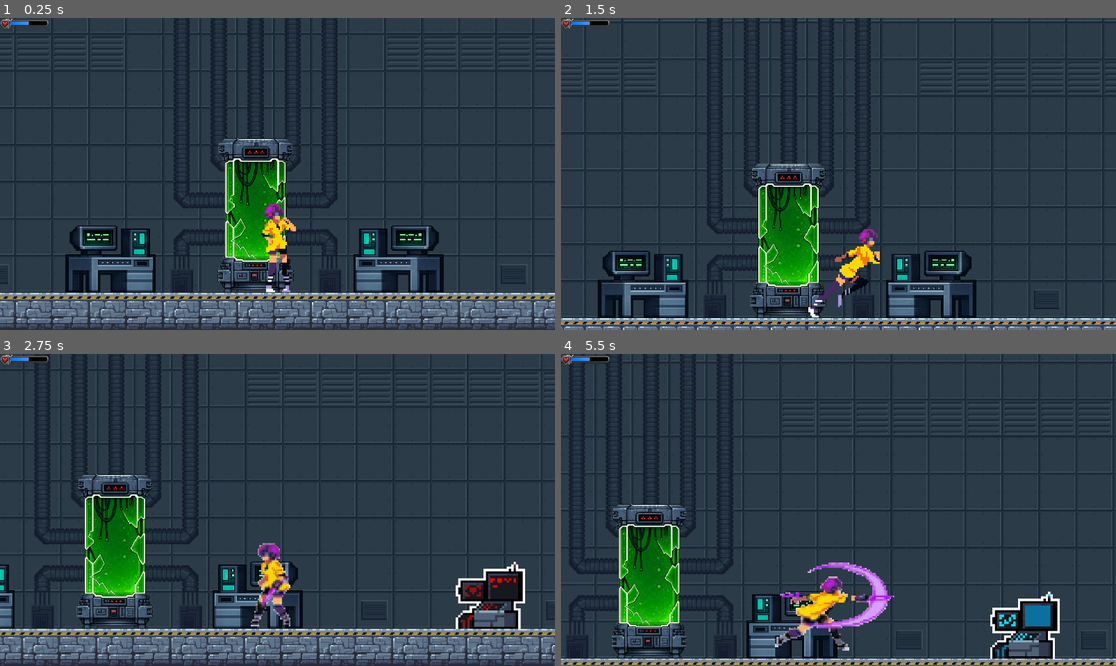
Above: before the commit, frames 1-4 (two rows, left to right).
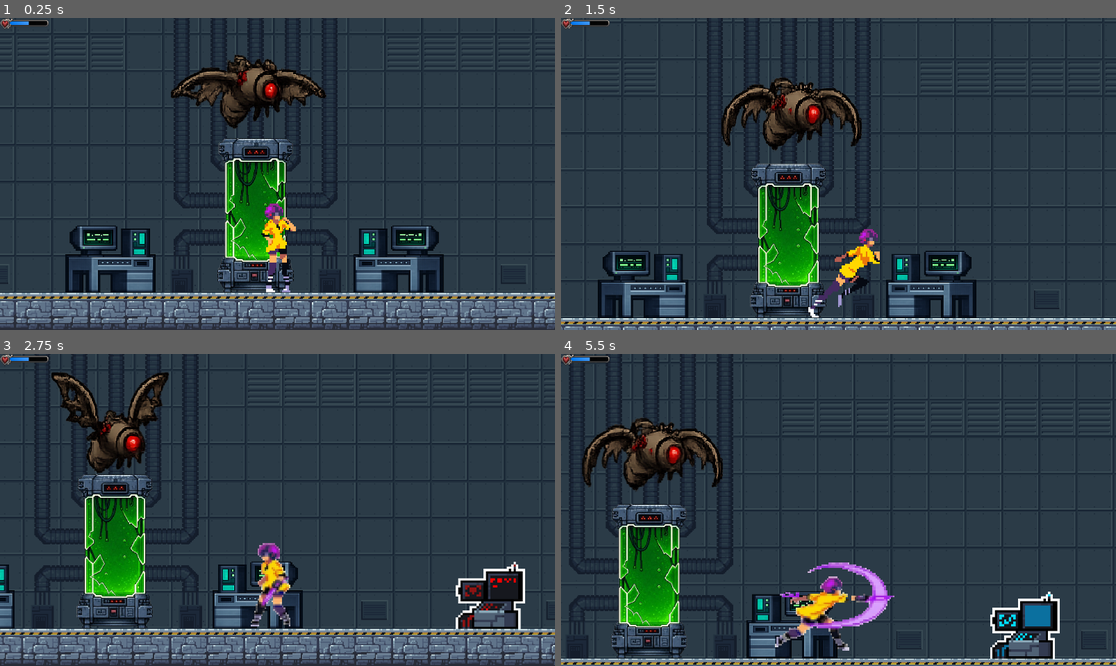
Above: after the commit, the same moments.

Repository: reksm0/cyborg-2D
Game: Godot game, scene res://Scenes/rooms/awakening_lab.tscn
The game is run twice, just before and just after one commit, with the same random seed, the same clock (stepped at 60 frames per second) and the same inputs.
Inputs:
- Up to frame 1 (0.25 s): no input
- Up to frame 2 (1.5 s): tap Enter (ui_accept) at 0.5 s; hold Right (ui_right) from 0.53 s (still down); tap X (attack) at 0.6 s; tap Space (jump) at 0.77 s; tap E (interact) at 1.35 s
- Up to frame 3 (2.75 s): tap Space (jump) at 1.52 s; release Right (ui_right) at 2.03 s; hold Left (ui_left) from 2.03 s (still down); tap X (attack) at 2.1 s
- Up to frame 4 (5.5 s): release Left (ui_left) at 2.78 s; hold Right (ui_right) 2.78-4.28 s; tap E (interact) at 2.85, 4.35 s; tap Space (jump) at 3.02, 3.77, 4.52 s; tap X (attack) at 3.6, 5.1 s; hold Left (ui_left) 4.28-5.03 s; hold Right (ui_right) from 5.03 s (still down)

The runs differ from the first frame. In frame 1, 3.2% of the frame differs, in the area x 30-59%, y 11-36%; in frame 2, 3.3%; in frame 3, 3.0%; in frame 4, 3.3%, in the area x 3-30%, y 20-44%.
Error after the commit: Parse Error: Identifier "Global" not declared in the current scope. (res://Scripts/flying_enemy.gd:28)

Commit message:
flying enemy script and collisions added

Diff:
--- a/Scenes/flying_enemy.tscn
+++ b/Scenes/flying_enemy.tscn
@@ -1,47 +1,47 @@
 [gd_scene format=3 uid="uid://cb5mudf5wcgrp"]
 
 [ext_resource type="Script" uid="uid://dx841584l8e50" path="res://Scripts/flying_enemy.gd" id="1_a0nct"]
-[ext_resource type="Texture2D" uid="uid://b0qe1swe0u1dy" path="res://Assets/enemy/Mechbat/ChatGPT Image Jun 26, 2026, 06_17_19 PM.png" id="2_a0nct"]
+[ext_resource type="Texture2D" uid="uid://1uunohre7s5v" path="res://Assets/enemy/Mechbat/fly_death.png" id="2_a0nct"]
 
 [sub_resource type="AtlasTexture" id="AtlasTexture_gcrhg"]
 atlas = ExtResource("2_a0nct")
-region = Rect2(539, 0, 242, 204)
+region = Rect2(528, 0, 264, 204)
 
 [sub_resource type="AtlasTexture" id="AtlasTexture_tvc0l"]
 atlas = ExtResource("2_a0nct")
-region = Rect2(539, 204, 242, 204)
+region = Rect2(528, 204, 264, 204)
 
 [sub_resource type="AtlasTexture" id="AtlasTexture_e6h0x"]
 atlas = ExtResource("2_a0nct")
-region = Rect2(539, 408, 242, 204)
+region = Rect2(528, 408, 264, 204)
 
 [sub_resource type="AtlasTexture" id="AtlasTexture_bivt5"]
 atlas = ExtResource("2_a0nct")
-region = Rect2(539, 612, 242, 204)
+region = Rect2(528, 612, 264, 204)
 
 [sub_resource type="AtlasTexture" id="AtlasTexture_27kfy"]
 atlas = ExtResource("2_a0nct")
-region = Rect2(539, 816, 242, 204)
+region = Rect2(528, 816, 264, 204)
 
 [sub_resource type="AtlasTexture" id="AtlasTexture_7tw12"]
 atlas = ExtResource("2_a0nct")
-region = Rect2(256, 0, 256, 204)
+region = Rect2(238, 0, 238, 203)
 
 [sub_resource type="AtlasTexture" id="AtlasTexture_ky706"]
 atlas = ExtResource("2_a0nct")
-region = Rect2(256, 204, 256, 204)
+region = Rect2(238, 203, 238, 203)
 
 [sub_resource type="AtlasTexture" id="AtlasTexture_mdsl2"]
 atlas = ExtResource("2_a0nct")
-region = Rect2(256, 408, 256, 204)
+region = Rect2(238, 406, 238, 203)
 
 [sub_resource type="AtlasTexture" id="AtlasTexture_f1kk2"]
 atlas = ExtResource("2_a0nct")
-region = Rect2(256, 612, 256, 204)
+region = Rect2(238, 609, 238, 203)
 
 [sub_resource type="AtlasTexture" id="AtlasTexture_pvda4"]
 atlas = ExtResource("2_a0nct")
-region = Rect2(256, 816, 256, 204)
+region = Rect2(238, 812, 238, 203)
 
 [sub_resource type="SpriteFrames" id="SpriteFrames_kfo0u"]
 animations = [{
@@ -89,21 +89,43 @@
 [sub_resource type="CircleShape2D" id="CircleShape2D_5fup1"]
 radius = 48.010414
 
+[sub_resource type="CircleShape2D" id="CircleShape2D_a0nct"]
+radius = 55.326305
+
+[sub_resource type="CircleShape2D" id="CircleShape2D_gcrhg"]
+radius = 245.27739
+
 [node name="FlyingEnemy" type="CharacterBody2D" unique_id=1594817251]
+collision_layer = 2
 script = ExtResource("1_a0nct")
 
 [node name="AnimatedSprite2D" type="AnimatedSprite2D" parent="." unique_id=1476288445]
-position = Vector2(141.99998, 37)
+position = Vector2(2.274109, -12.348038)
 scale = Vector2(0.598942, 0.6960784)
 sprite_frames = SubResource("SpriteFrames_kfo0u")
 animation = &"fly"
 autoplay = "fly"
 
 [node name="CollisionShape2D" type="CollisionShape2D" parent="." unique_id=1430351875]
-position = Vector2(121, 47)
+position = Vector2(0.2741089, -1.3480377)
 shape = SubResource("CircleShape2D_5fup1")
 
 [node name="Timer" type="Timer" parent="." unique_id=1039579169]
 autostart = true
 
+[node name="Hitbox" type="Area2D" parent="." unique_id=679073526]
+collision_mask = 2
+
+[node name="CollisionShape2D" type="CollisionShape2D" parent="Hitbox" unique_id=773612646]
+shape = SubResource("CircleShape2D_a0nct")
+
+[node name="DetectionArea" type="Area2D" parent="." unique_id=2109486847]
+collision_mask = 2
+
+[node name="CollisionShape2D" type="CollisionShape2D" parent="DetectionArea" unique_id=465538907]
+shape = SubResource("CircleShape2D_gcrhg")
+
 [connection signal="timeout" from="Timer" to="." method="_on_timer_timeout"]
+[connection signal="body_entered" from="Hitbox" to="." method="_on_hitbox_body_entered"]
+[connection signal="body_entered" from="DetectionArea" to="." method="_on_detection_area_body_entered"]
+[connection signal="body_exited" from="DetectionArea" to="." method="_on_detection_area_body_exited"]
--- a/Scripts/flying_enemy.gd
+++ b/Scripts/flying_enemy.gd
@@ -1,32 +1,76 @@
 extends CharacterBody2D
 
+@export var speed := 100.0
+@export var chase_speed := 120.0
+@export var damage := 1
 
-const speed = 100
-var dir: Vector2
-var is_chase: bool
+# State
+var chasing := false
+var player_in_range := false
 
-@onready var timer: Timer = $Timer
+var chase_timer := 0.0
+const CHASE_TIME := 2.5
 
-func _ready() -> void:
-	is_chase = false
+# Patrol
+var home := Vector2.ZERO
+var target := Vector2.ZERO
 
-func _process(delta: float) -> void:
-	move(delta)
+@onready var animated_sprite_2d: AnimatedSprite2D = $AnimatedSprite2D
 
-func move(delta):
-	if !is_chase:
-		velocity += speed * dir * delta
+
+func _ready():
+	home = global_position
+	pick_new_target()
+	animated_sprite_2d.play("fly")
+
+
+func _physics_process(delta):
+	if Global.playerBody == null:
+		return
+	var player = Global.playerBody
+
+	# CHASE LOGIC
+	if player_in_range:
+		chasing = true
+		chase_timer = CHASE_TIME  # resets while player is inside
+	elif chasing:
+		chase_timer -= delta
+		if chase_timer <= 0:
+			chasing = false
+
+	# MOVEMENT
+	if chasing:
+		var dir = global_position.direction_to(player.global_position)
+		velocity = dir * chase_speed
+	else:
+		var dir = global_position.direction_to(target)
+		velocity = dir * speed * 0.5
+		if global_position.distance_to(target) < 10:
+			pick_new_target()
+
+	if velocity.x != 0:
+		animated_sprite_2d.flip_h = velocity.x < 0
 	move_and_slide()
 
+# DETECTION AREA
+func _on_detection_area_body_entered(body):
+	if body.is_in_group("player"):
+		player_in_range = true
 
 
-func _on_timer_timeout() -> void:
-	timer.wait_time = choose([1.0,1.5,2.0])
+func _on_detection_area_body_exited(body):
+	if body.is_in_group("player"):
+		player_in_range = false
 
-	if !is_chase:
-		dir = choose([Vector2.LEFT,Vector2.RIGHT,Vector2.UP,Vector2.DOWN])
-		print(dir)
 
-func choose(arr):
-	arr.shuffle()
-	return arr.front()
+# PATROL POINTS
+func pick_new_target():
+	target = home + Vector2(
+		randf_range(-120, 120),
+		randf_range(-80, 80)
+	)
+
+# DAMAGE PLAYER ON CONTACT
+func _on_hitbox_body_entered(body):
+	if body.is_in_group("player"):
+		body.take_damage(damage, global_position)
